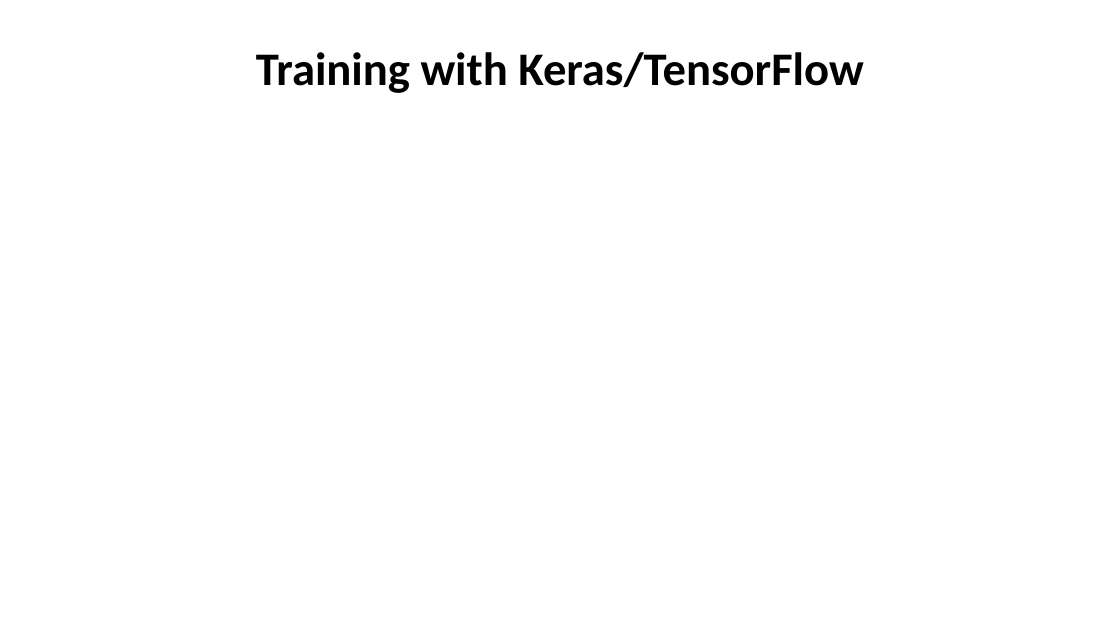
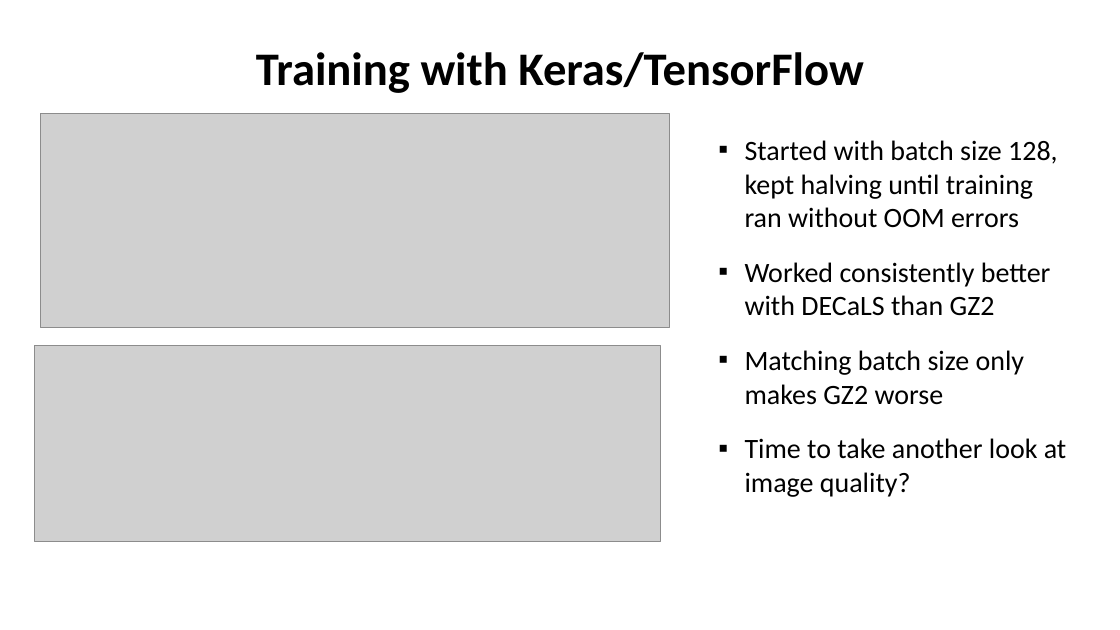
Before and after one commit to colinleach/proj502, a slide deck: slide 11 of project_report/Colin Leach project for ASTR 502.pptx. Drawn at 1120x630 pixels with LibreOffice and Linux fonts; fonts in the diff are those of the drawing; grey boxes stand for pictures. Boxes give left, top, right and bottom in pixels: in the first picture for what was removed or moved away, otherwise in the second. Text is boxed around its words. In the diff, an @@ line names an element or a change of style, - is before the commit and + after.

```diff
--- a/project_report/Colin Leach project for ASTR 502.pptx
+++ b/project_report/Colin Leach project for ASTR 502.pptx
@@ picture added at (40, 113, 669, 328) @@
@@ text added at (745, 140, 1067, 497), 24 pt, text #000000 @@
+▪ Started with batch size 128, kept halving until training ran without OOM errors
+▪ Worked consistently better with DECaLS than GZ2
+▪ Matching batch size only makes GZ2 worse
+▪ Time to take another look at image quality?
@@ picture added at (34, 346, 660, 542) @@
```
Also in this commit, not shown: 5 other slides changed, 9 other files.
